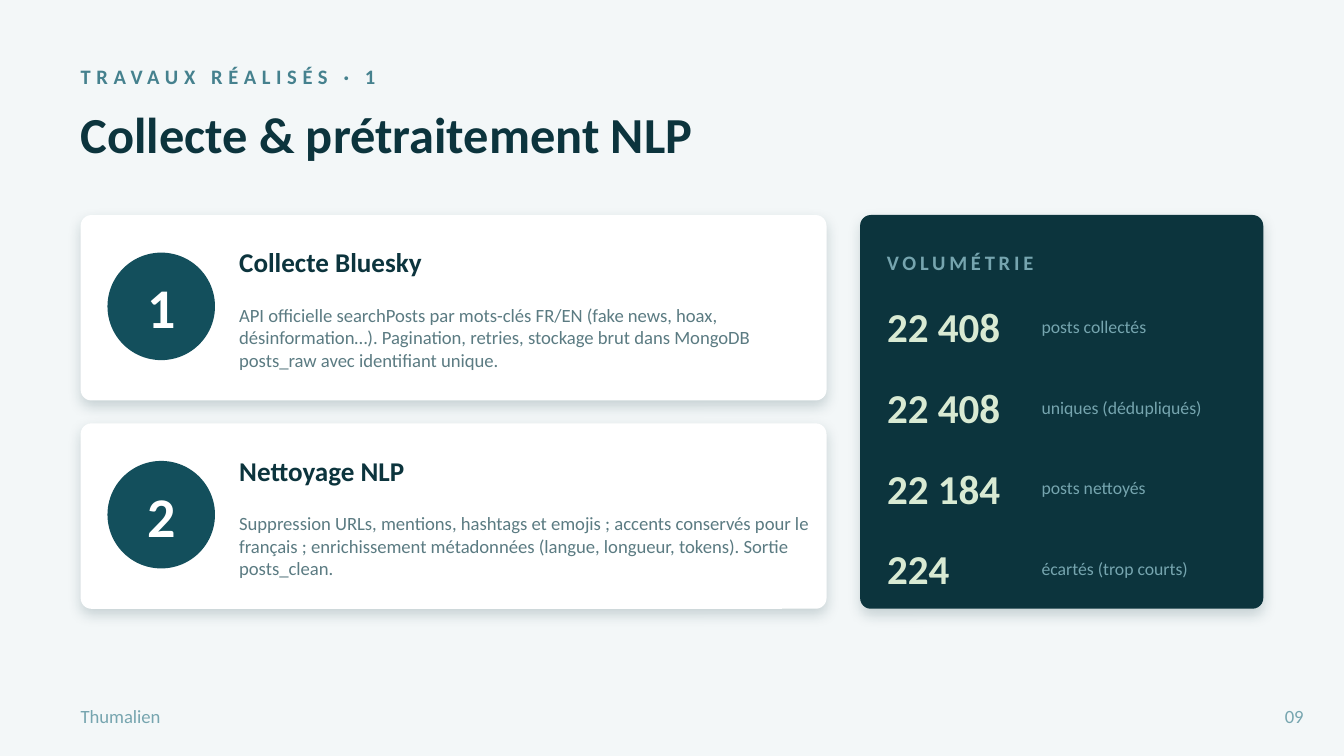
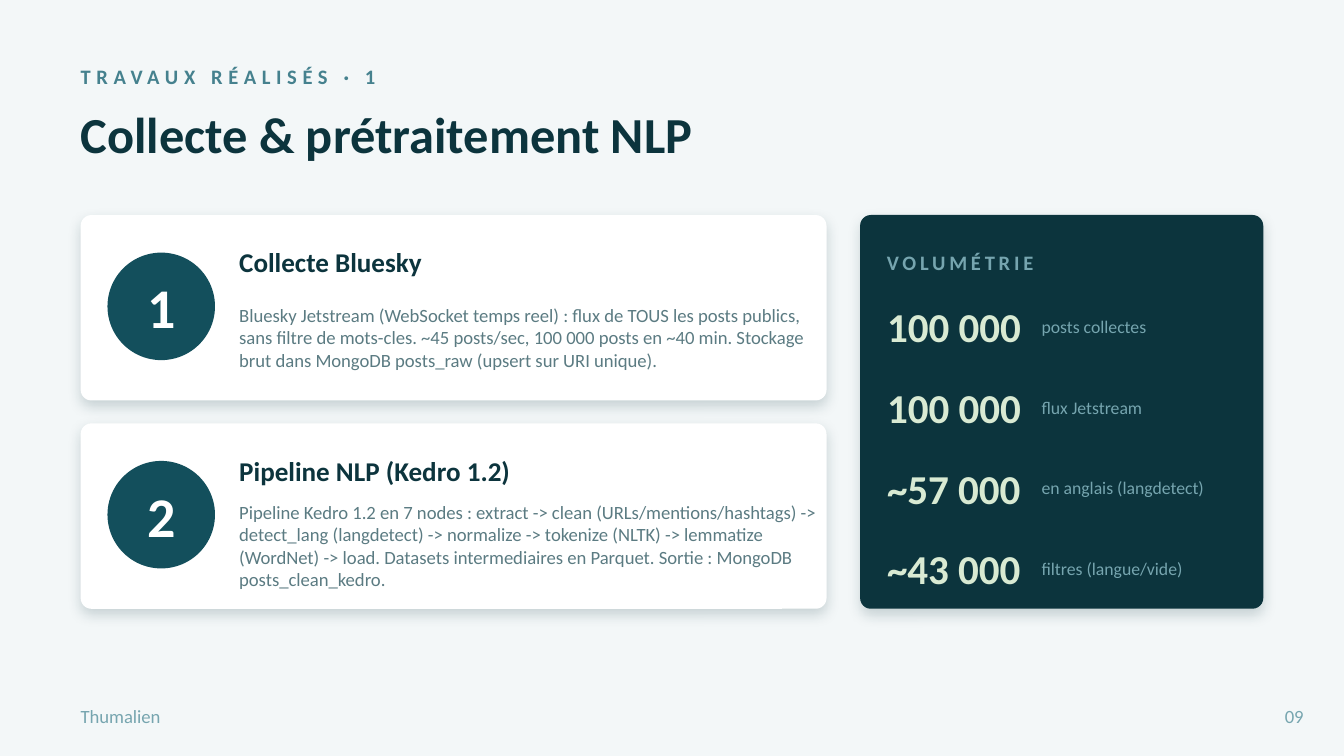
Before and after one commit to Atixu/Projet_Etude_M1_SDV, a slide deck: slide 9 of Thumalien_Soutenance_GreenIT.pptx. Drawn at 1344x756 pixels with LibreOffice and Linux fonts; fonts in the diff are those of the drawing. Boxes give left, top, right and bottom in pixels: in the first picture for what was removed or moved away, otherwise in the second. Text is boxed around its words. In the diff, an @@ line names an element or a change of style, - is before the commit and + after.

```diff
--- a/Thumalien_Soutenance_GreenIT.pptx
+++ b/Thumalien_Soutenance_GreenIT.pptx
@@ text at (x1=239, y1=308, x2=803, y2=370): text changed @@
-API officielle searchPosts par mots-clés FR/EN (fake news, hoax, désinformation…). Pagination, retries, stockage brut dans MongoDB posts_raw avec identifiant unique.
+Bluesky Jetstream (WebSocket temps reel) : flux de TOUS les posts publics, sans filtre de mots-cles. ~45 posts/sec, 100 000 posts en ~40 min. Stockage brut dans MongoDB posts_raw (upsert sur URI unique).
@@ text at (x1=887, y1=315, x2=1021, y2=343): text changed @@
-22 408
+100 000
@@ text at (x1=1042, y1=321, x2=1146, y2=336): text changed @@
-posts collectés
+posts collectes
@@ text at (x1=887, y1=396, x2=1021, y2=424): text changed @@
-22 408
+100 000
@@ text at (x1=1042, y1=402, x2=1142, y2=414): text changed @@
-uniques (dédupliqués)
+flux Jetstream
@@ text at (x1=239, y1=461, x2=510, y2=486): text changed @@
-Nettoyage NLP
+Pipeline NLP (Kedro 1.2)
@@ text at (x1=887, y1=477, x2=1020, y2=505): text changed @@
-22 184
+~57 000
@@ text at (x1=239, y1=505, x2=796, y2=589): text changed @@
-Suppression URLs, mentions, hashtags et emojis ; accents conservés pour le français ; enrichissement métadonnées (langue, longueur, tokens). Sortie posts_clean.
+Pipeline Kedro 1.2 en 7 nodes : extract -> clean (URLs/mentions/hashtags) -> detect_lang (langdetect) -> normalize -> tokenize (NLTK) -> lemmatize (WordNet) -> load. Datasets intermediaires en Parquet. Sortie : MongoDB posts_clean_kedro.
@@ text at (x1=1042, y1=481, x2=1204, y2=497): text changed @@
-posts nettoyés
+en anglais (langdetect)
@@ text at (x1=887, y1=557, x2=1020, y2=585): text changed @@
-224
+~43 000
@@ text at (x1=1042, y1=562, x2=1183, y2=578): text changed @@
-écartés (trop courts)
+filtres (langue/vide)
```
Also in this commit, not shown: 3 other slides changed, 1 slide added, 32 other files.
